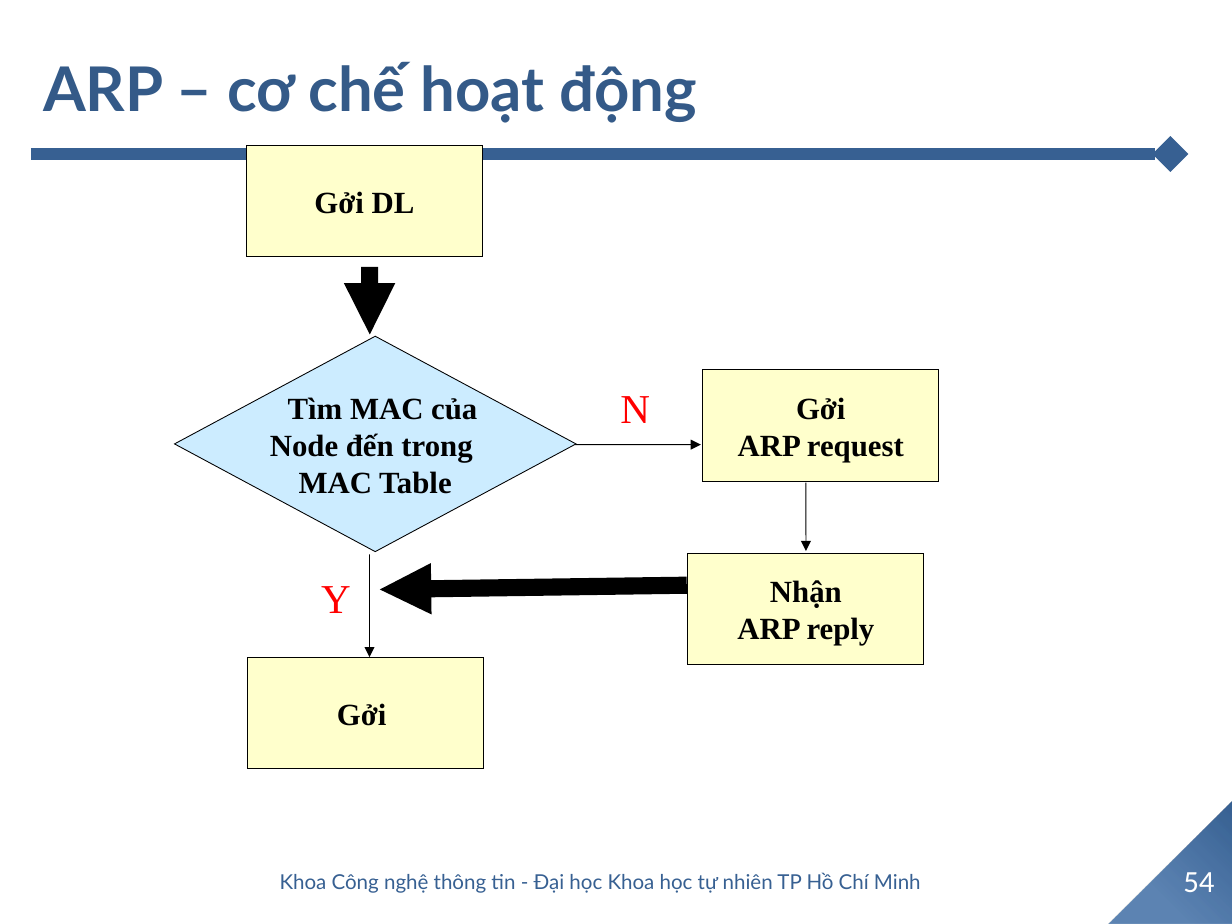
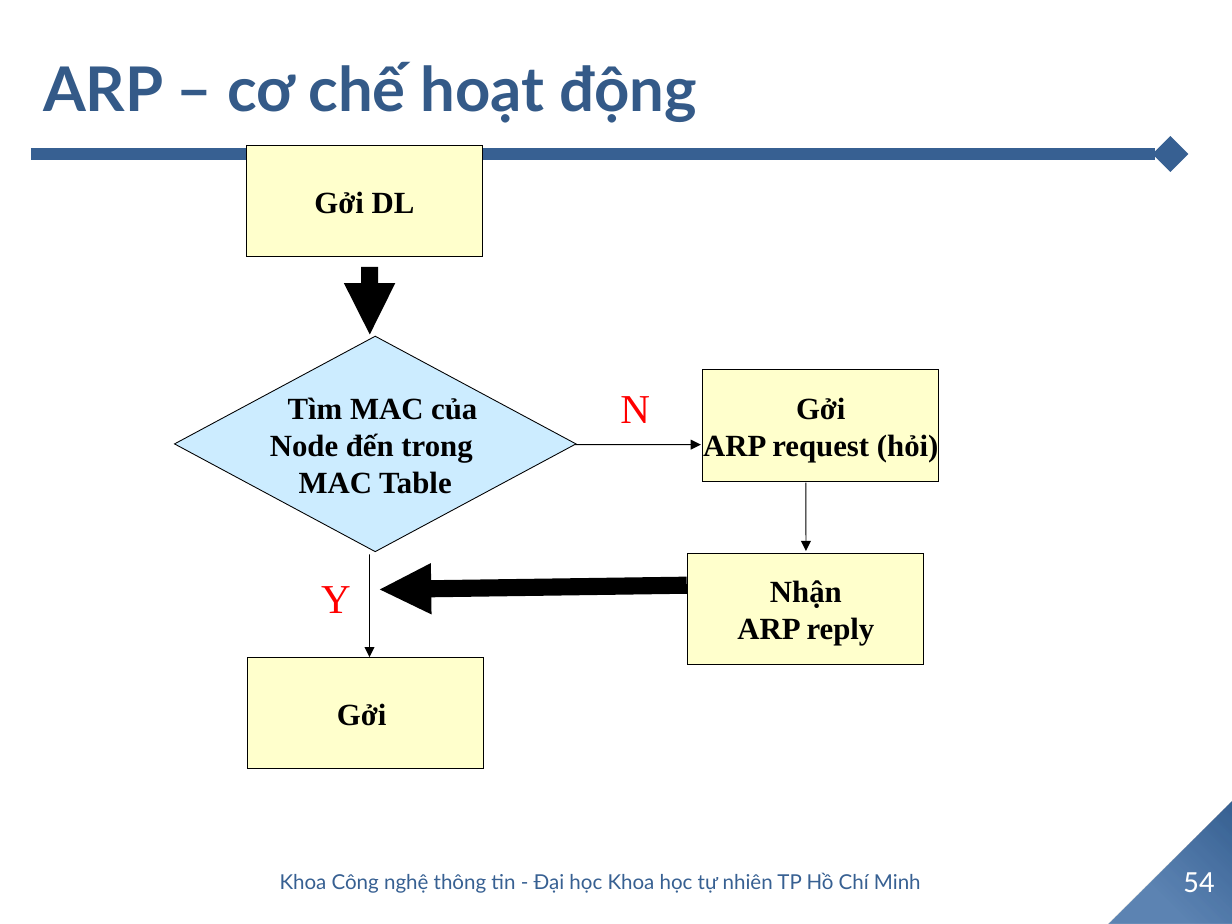
Before and after one commit to TommyandTina/Linux-Lab, a slide deck: slide 54 of APR-2024/0404/06a. Link layer.pptx. Drawn at 1232x924 pixels with LibreOffice and Linux fonts; fonts in the diff are those of the drawing; background and template pictures are left out. Boxes give left, top, right and bottom in pixels: in the first picture for what was removed or moved away, otherwise in the second. Text is boxed around its words. In the diff, an @@ line names an element or a change of style, - is before the commit and + after.

```diff
--- a/APR-2024/0404/06a. Link layer.pptx
+++ b/APR-2024/0404/06a. Link layer.pptx
@@ text in rectangle at (x1=703, y1=432, x2=939, y2=462): text changed @@
-ARP request
+ARP request (hỏi)
```
Also in this commit, not shown: 34 other slides changed, 26 other files.
